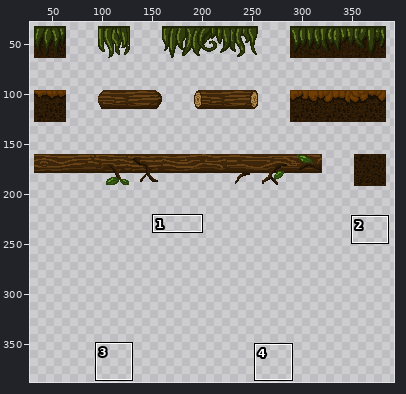
Two states of a sprite sheet, Assets/world/Tiles.png. Above: a wide view before the commit, with the close-up outlined.
Close-up. The starting point:
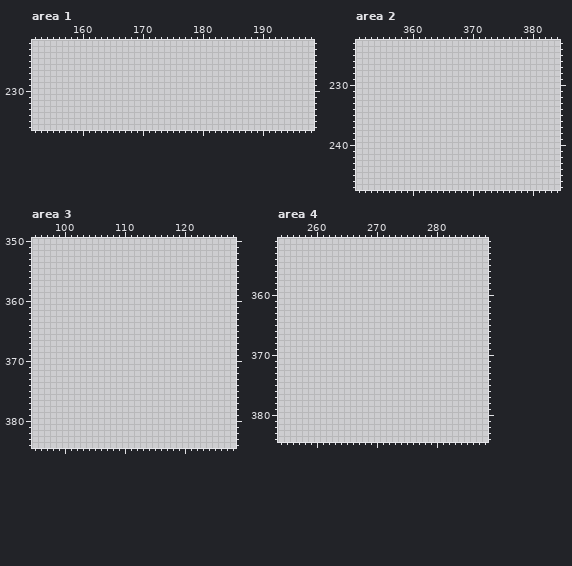
The file is 416x416 pixels. Colours within 5 levels of each other are drawn and written as one. Shown: area 1: x 152..198, y 222..236; area 2: x 351..384, y 223..247; area 3: x 95..128, y 350..384; area 4: x 254..288, y 351..384. The wide view leaves out empty margins. The commit also changed other parts of the picture, which this record leaves out.
And afterwards:
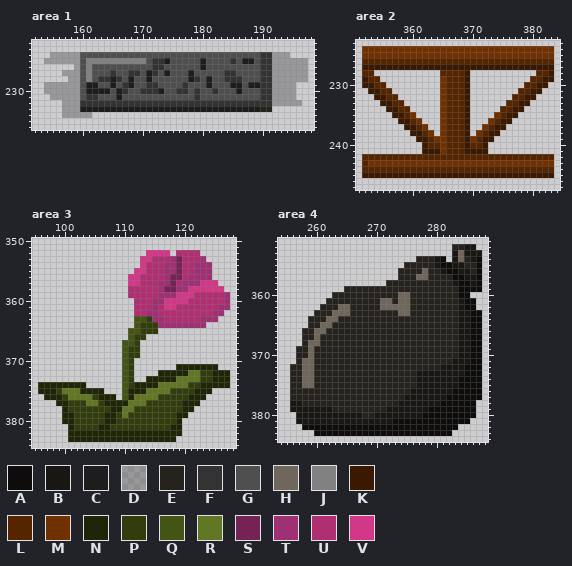
Palette (. is transparent): A #0e0d0b  B #191714  C #1d1d1d  D #1e1e1e4d  E #26231e  F #333333  G #4f4f4f  H #6f675c  J #818181  K #3b1900  L #552500  M #703000  N #1f2607  P #323d0e  Q #445415  R #627723  S #742354  T #9f3073  U #b02f72  V #d33888
What changed:
Changed rows in their new state; - is an unchanged pixel.
Area 1:
first column x 154:
224 -DDDDDGGGGGGGGGGGGGGGGGGGGGGGGGGGGGGFFDDD---
225 DDDDDDGJJJJJJJJJJGFFCGGGGGCGGGGFGCCGFFDDDDDD
226 -----DGJGGGGGGGGGGFFGGGGGGCGGGGGGGGGFFDDDDDD
227 ---DDDGJGGGFGGFFGCFGCGGGCGGGGGFFGGGGFFDDDDDD
228 ----DDGJGFFCFGCGGCGGGGGGCFGCGGFFFGGGFFDDDDDD
229 DDDDDDGCCGGCGFCGGFFGGGGFGGGCGGGCCGCCFFDDDD--
230 DDDDDDGCCCCGCFGGFFFCGGFFGFGGFGGGCGGGFFDDDD--
231 -DDDDDGFFGGGCGGGGGGGGGGGGFGGGGGGGGGGFFDDDD--
232 ---DDDFFFFFFFFFFFFFFFFFFFFFFFFFFFFFFFFDDDDD-
233 ---DDDCCCCCCCCCCCCCCCCCCCCCCCCCCCCCCEE------
234 ---DDDDD------------------------------------
Area 2:
first column x 352:
224 MMMMMMMMMMMMMMMMMMMMMMMMMMMMMMMM
225 MMMMMMMMMMMMMMMMMMMMMMMMMMMMMMMM
226 LLLLLLLLLLLLLLLLLLLLLLLLLLLLLLLL
227 KKKKKKKKKKKKKKKKKKKKKKKKKKKKKKKK
228 LL-----------LLLLK-----------LLK
229 KLL----------MLLLK----------LLKK
230 KKLL---------MLLLK---------LLKK-
231 -KKLL--------MLLLK--------LLKK--
232 --KKLL-------MLLLK-------LLKK---
233 ---KKLL------MLLLK------LLKK----
234 ----KKLL-----MLLLK-----LLKK-----
235 -----KKLM----MLLLK----MLKK------
236 ------KKLM---MLLLK---MLKK-------
237 -------KKLM--MLLLK--MLKK--------
238 --------KKLM-MLLLK-MLKK---------
239 ---------KKLMMLLLKMLKK----------
240 ----------KLLMLLLKLLK-----------
241 ----------KKKMLLLKKKK-----------
242 LLLLLLLLLLLLLLLLLLLLLLLLLLLLLLLL
243 LMMMMMMMMMMMMMMMMMMMMMMMMMMMMMMM
244 LLLLLLLLLLLLLLLLLLLLLLLLLLLLLLLL
245 KKKKKKKKKKKKKKKKKKKKKKKKKKKKKKKK
Area 3:
first column x 96:
352 ------------------VVVV-UUUU-----
353 -----------------VVUUUTSUUUT----
354 -----------------VUUUTTSUUTTT---
355 ----------------VVUUUTTSUUTTT---
356 ---------------VVUUUUTSSUTTTT---
357 ---------------VVUUUTTSUTTTVVV--
358 ---------------UUUUUTSSTTVVVVVV-
359 ---------------UUUUUTTTVVVUUUUUT
360 ----------------UUUTTVVVVUUUUUUT
361 ----------------UUUTUVVUUUUUUUTT
362 ----------------UUTTUUUUUUUUUTT-
363 ----------------QQPTTUUUUUUTTT--
364 ----------------QPPPTTTTTTTT----
365 ---------------QQPPP------------
366 ---------------QPP--------------
367 --------------QQP---------------
368 --------------QPP---------------
369 --------------QPP---------------
370 --------------QP----------------
371 --------------QP-------NNNNNNN--
372 --------------QP----NNNNNRRPPNNN
373 --------------QP--NNNNNRRRRPPNNN
374 NNNNNNNN------QPNNNNRRRRRPPNNNNN
375 NNNPRRRNNNN---QNNNRRRRPPPPNNN---
376 -NNNPRRRRPNNN-QNRRRRPPPPPNNN----
377 ---NNPPPRRPNNNNRRRPPPPPPNNN-----
378 ----NPPPPPPPNNRRPPPPPPPPNN------
379 ----NNPPPPPNNPRPPPPPPPPNN-------
380 ----NNPPPPPNNPPPPPPPPPPN--------
381 -----NPPPPNNPPPPPPPPPPNN--------
382 -----NNNNNNNNNNNNNNNNNNN--------
383 -----NNNNNNNNNNNNNNNNNN---------
Area 4:
first column x 256:
352 ---------------------------EEBB-
353 ---------------------------BHBBB
354 ---------------------EEEBA-BHEBA
355 -------------------EEEEEBAABBEEA
356 ------------------EEEEHEEBAABBEA
357 ------------------EEEHHEEEEAABBA
358 ----------------EEEEEEEEEEEBAABA
359 ---------EEEEEEEEEEEEEEEEEEEAAAA
360 -------EEEEEEEEEEEHHEEEEEEEEAA--
361 ------EEEEEEEEEHHEHHEEEEEEEEBAA-
362 -----EEEHHEEEEEHHHHHEEEEEEEEBAA-
363 ----EEEHHHEEEEEEEEHHEEEEEEEEBBAA
364 ---EEEHHEEEEEEEEEEEEEEEEEEEEBBAA
365 ---EEHHEEEEEEEEEEEEEEEEEEEEEBBAA
366 --EEHHEEEEEEEEEEEEEEEEEEEEEEBBAA
367 --EEHEEEEEEEEEEEEEEEEEEEEEEEBBAA
368 --EHHEEEEEEEEEEEEEEEEEEEEEEEBBAA
369 -EEHEEEEEEEEEEEEEEEEEEEEEEEEBBAA
370 -EEHEEEEEEEEEEEEEEEEEEEEEEEEBBAA
371 -EHHEEEEEEEEEEEEEEEEEEEEEEEBBBAA
372 EEHHEEEEEEEEEEEEEEEEEEEEEBBBBAAA
373 EEHHEEEEEEEEEEEEEEEEEBBBBBBBBAAA
374 EEHHEEEEEEEEEEEEEEEEEBBBBBBBAAAA
375 EEHHEEEEEEEEEEEEEEEEEBBBBBBBAAAA
376 EEEEEEEEEEEEEEEEEEEEBBBBBBBAAAAA
377 EEEEEEEEEEEEEEEEEEEBBBBBBBAAAAAA
378 BBEEEEEEEEEEEEEEEEBBBBBBBAAAAAA-
379 BBBBBBBEEEEEEEEEBBBBBBBAAAAAAAA-
380 -BBBBBBBBBBBEEBBBBBBBBAAAAAAAAA-
381 -BBBBBBBBBBBBBBBBAAAAAAAAAAAAA--
382 --AAAAAAAAAAAAAAAAAAAAAAAAAA----
383 ----AAAAAAAAAAAAAAAAAAAAAAA-----
